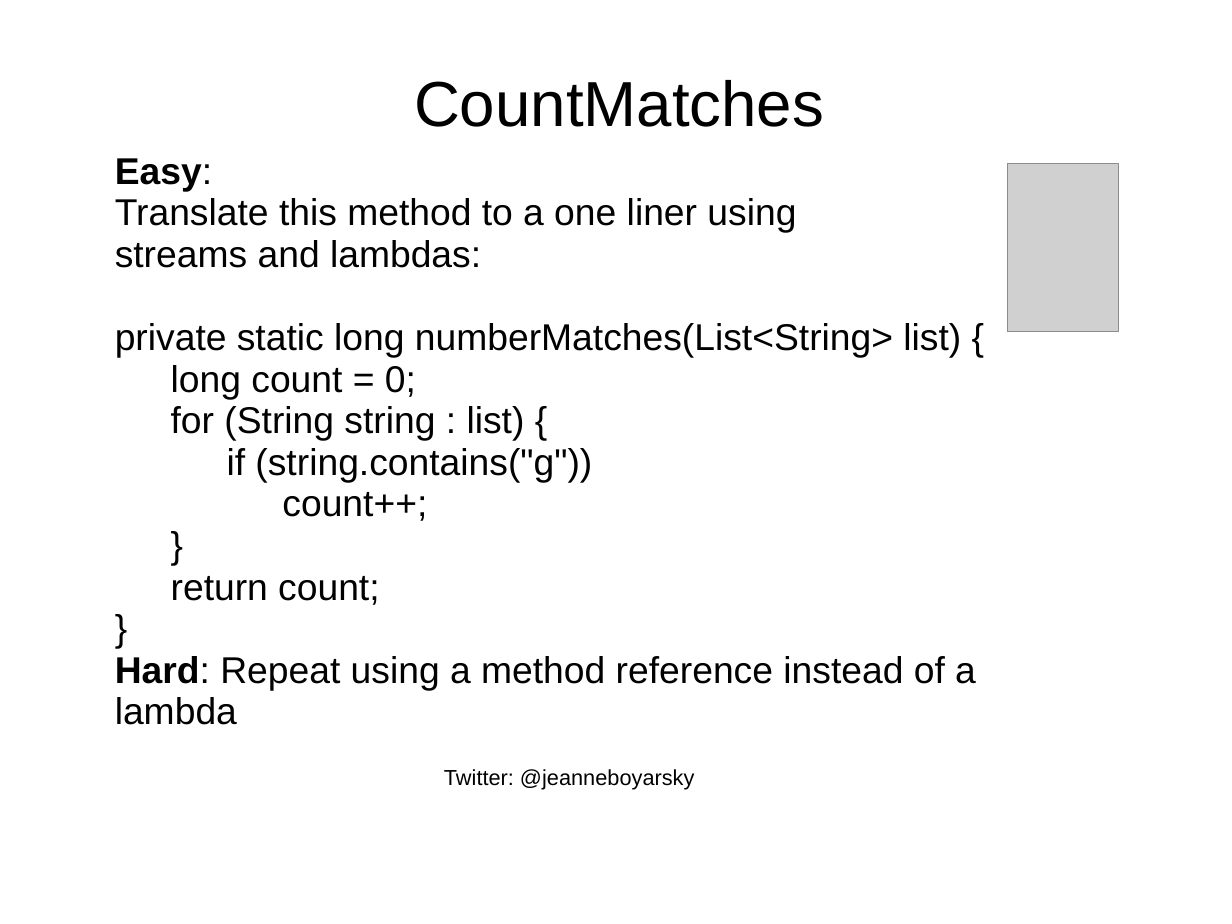
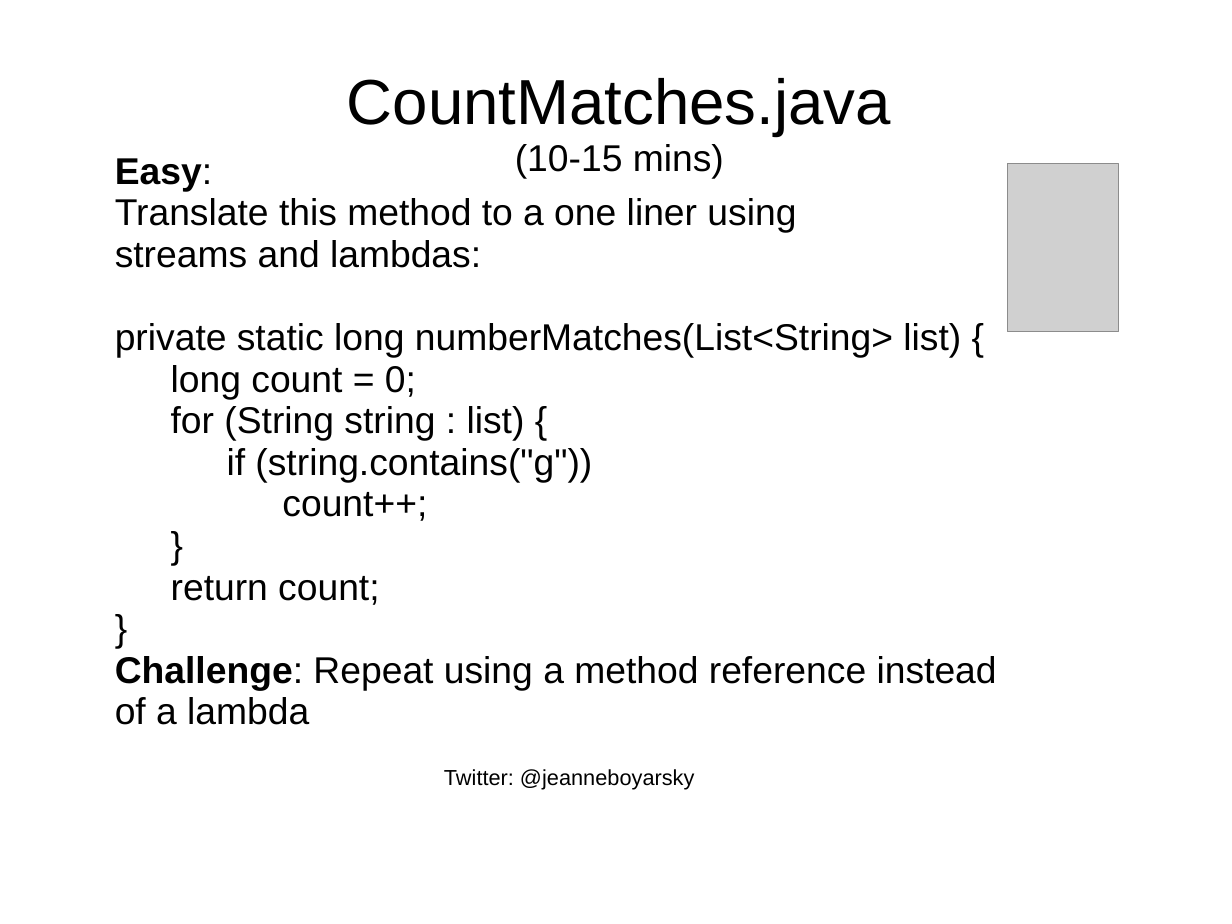
Before and after one commit to boyarsky/java-8-streams-by-puzzles, a slide deck: slide 35 of docs/Slides.ppt. Drawn at 1232x924 pixels with LibreOffice and Linux fonts; fonts in the diff are those of the drawing; grey boxes stand for pictures; background and template pictures are left out. Boxes give left, top, right and bottom in pixels: in the first picture for what was removed or moved away, otherwise in the second. Text is boxed around its words. In the diff, an @@ line names an element or a change of style, - is before the commit and + after.

```diff
--- a/docs/Slides.ppt
+++ b/docs/Slides.ppt
@@ title at [347,78,891,179]: text changed @@
-CountMatches
+CountMatches.java
+(10-15 mins)
@@ text at [115,656,997,725]: text changed @@
-Hard: Repeat using a method reference instead of a lambda
+Challenge: Repeat using a method reference instead of a lambda
```
Also in this commit, not shown: 13 other slides changed, 1 other file.
